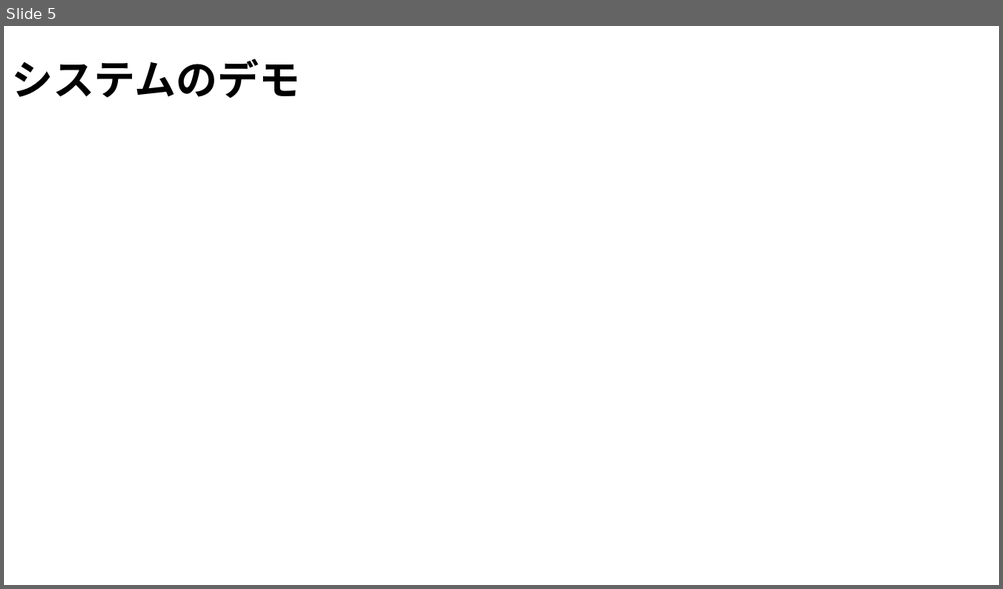
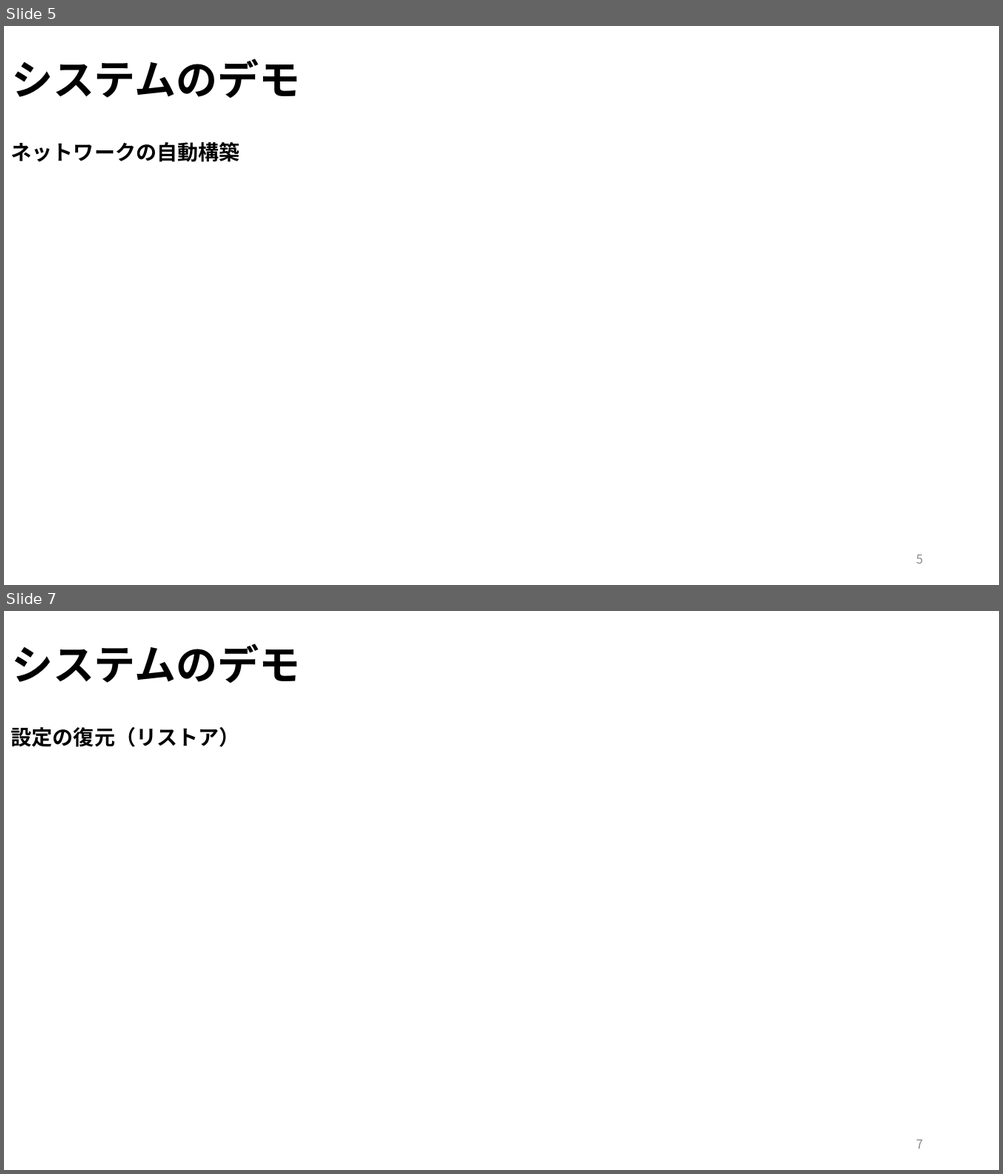
Before and after one commit to OOL2020-goodluckfanfield/Document, a slide deck: ool2020_middle_report_volume３_10_25 .pptx. Shown one above the other, each under a label of ours: slide 5 before the commit, slides 5 and 7 after it; the slides between them are not shown. The pictures are 1003x589 and 1003x1174 pixels, drawn with LibreOffice and Linux fonts; fonts in the diff are those of the drawing. Boxes give left, top, right and bottom in pixels: in the first picture for what was removed or moved away, otherwise in the second. Text is boxed around its words. In the diff, an @@ line names an element or a change of style, - is before the commit and + after.

```diff
--- a/ool2020_middle_report_volume３_10_25 .pptx
+++ b/ool2020_middle_report_volume３_10_25 .pptx
@@ slide 7 added at [4, 611, 999, 1170], background #FFFFFF @@
@@ title added at [11, 644, 300, 683], 40 pt, text #000000, bold @@
+システムのデモ
@@ text added at [11, 727, 239, 747], 20 pt, text #000000, bold @@
+設定の復元（リストア）
@@ page number added at [916, 1140, 922, 1149], 12 pt, text #8C8C8C @@
+7
@@ slide 5 changed as well @@
@@ text added at [11, 142, 239, 162], 20 pt, text #000000, bold @@
+ネットワークの自動構築
@@ page number added at [916, 555, 922, 564], 12 pt, text #8C8C8C @@
+5
```
Also in this commit, not shown: 9 other slides changed, 2 other slides added.
